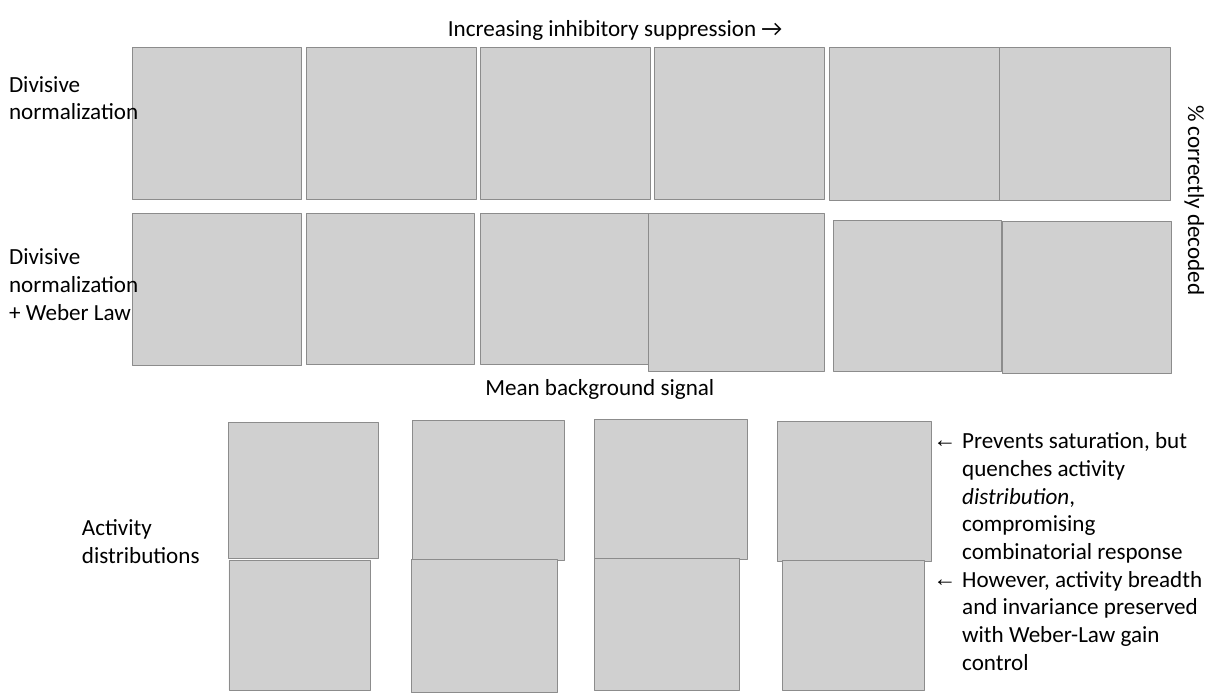
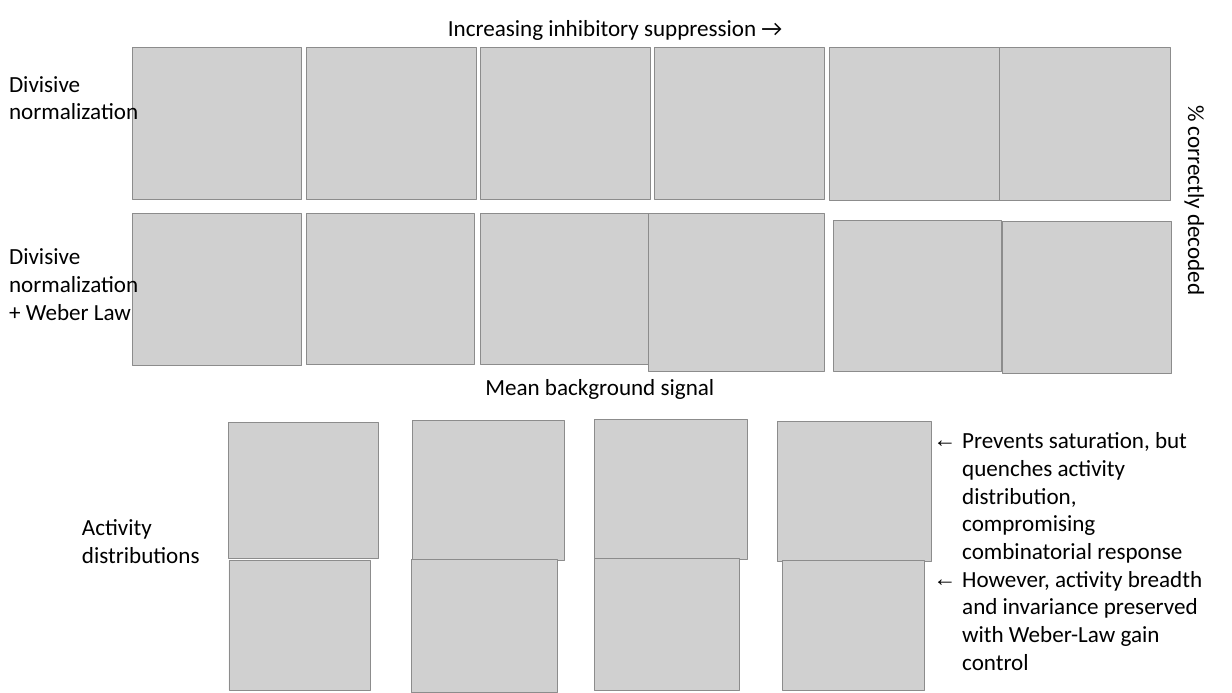
Before and after one commit to niragkadakia/Weber-Fechner-paper-figs, a slide deck: slide 2 of Nature_Neurosci/figures/divisive_normalization.pptx. Drawn at 1232x693 pixels with LibreOffice and Linux fonts; fonts in the diff are those of the drawing; grey boxes stand for pictures. Boxes give left, top, right and bottom in pixels: in the first picture for what was removed or moved away, otherwise in the second. Text is boxed around its words. In the diff, an @@ line names an element or a change of style, - is before the commit and + after.

```diff
--- a/Nature_Neurosci/figures/divisive_normalization.pptx
+++ b/Nature_Neurosci/figures/divisive_normalization.pptx
@@ text at box(962, 432, 1187, 563): italic off in "distribution," @@
```
Also in this commit, not shown: 1 other slide changed.
